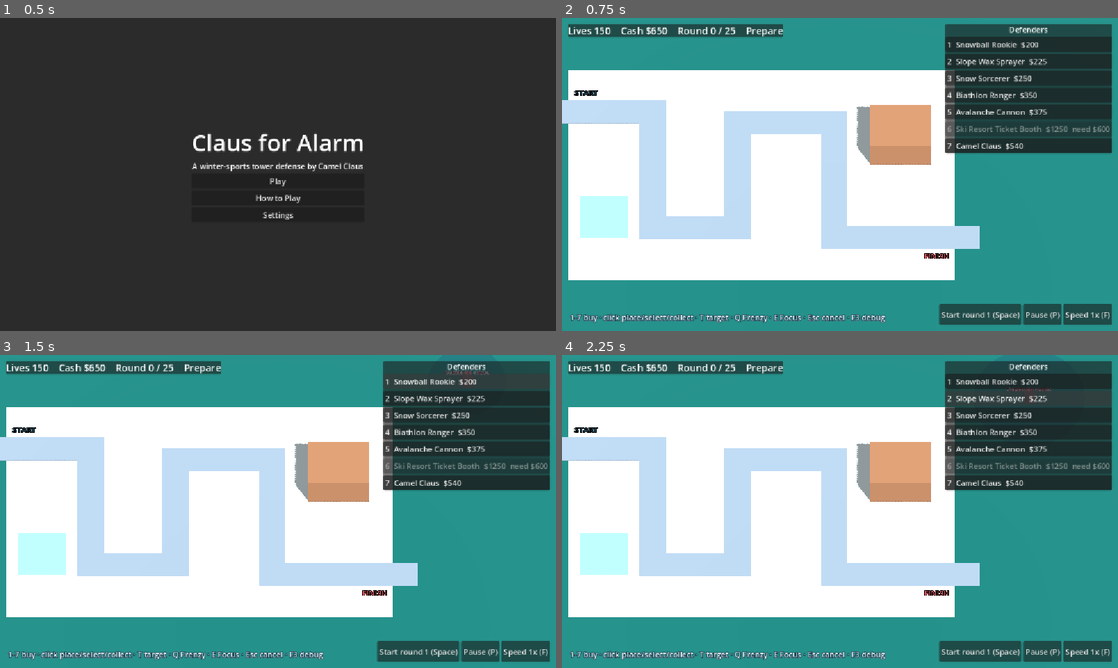
Above: before the commit, frames 1-4 (two rows, left to right).
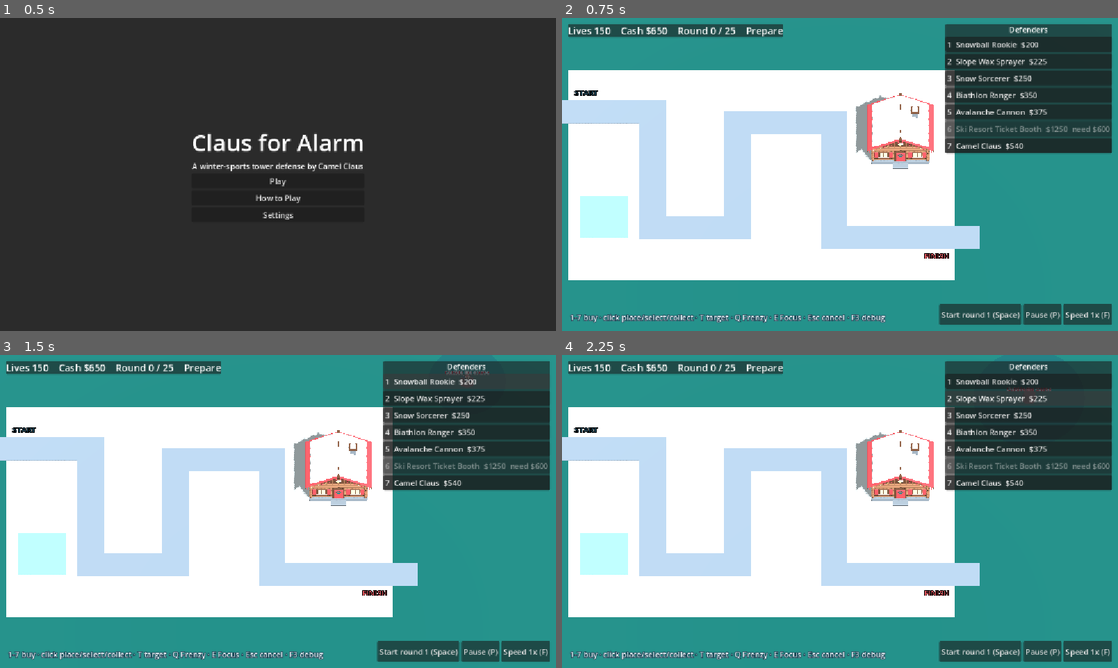
Above: after the commit, the same moments.

Repository: quentin-drucker/Claus-for-Alarm
Game: Godot game, scene res://scenes/ui/title_screen.tscn
Same seed, same stepped clock (60 frames per second), same inputs: the game is played once before the commit and once after it.
Inputs:
- Up to frame 1 (0.5 s): no input
- Up to frame 2 (0.75 s): click "Play" at 0.5 s
- Up to frame 3 (1.5 s): click "1 Snowball Rookie $200" at 1.25 s
- Up to frame 4 (2.25 s): click "2 Slope Wax Sprayer $225" at 2 s

Frame 1 is identical in both runs. In frame 2, 2.3% of the frame differs, in the area x 52-67%, y 24-49%; in frame 3, 2.3%, in the area x 52-85%, y 5-49%; in frame 4, 2.3%.

Commit message:
P15-T03/T04/T07: Rookie elf (rigged, B-11 sockets, idle/attack), snowball shell + marker band, Lodge; Blender build scripts + .blend sources; Godot art binding (tower model swap, shared snowball shell/materials/roll, lodge over blocker); 10/10 tests pass

Diff:
--- a/scenes/enemies/snowball.gd
+++ b/scenes/enemies/snowball.gd
@@ -12,6 +12,16 @@
 const MARKERS: Dictionary[StringName, String] = {&"black": "B", &"white": "W", &"purple": "P"}
 ## Dark outline so pale Powder still reads on snow (P05-T10); shared by every layer.
 const OUTLINE: Color = Color("173548")
+## P15 art: one shared shell (vertex-colour AO, tinted per layer) and one marker band with material variants.
+const SHELL_SCENE: PackedScene = preload("res://assets/models/snowball_shell.glb")
+const MARKER_SCENE: PackedScene = preload("res://assets/models/snowball_marker.glb")
+const MARKER_COLORS: Dictionary[StringName, Color] = {
+	&"black": Color("2b2f36"), &"white": Color("f7fbff"), &"purple": Color("7a3fd6"), &"camo": Color("b8c9c4"),
+}
+const RADIUS_M: float = 0.4
+## Meshes pulled out of the GLBs once; one material per layer/marker type, shared by every snowball.
+static var _meshes: Dictionary[PackedScene, Mesh] = {}
+static var _materials: Dictionary[StringName, Material] = {}
 
 var def: EnemyDefinition
 var entity_id: int = 0
@@ -29,6 +39,8 @@
 var dot_interval: float = 0.0
 var dot_timer: float = 0.0
 var dot_source: int = 0
+## Presentation only: last drawn position, for the roll.
+var _last_pos: Vector3 = Vector3.INF
 
 
 func setup(definition: EnemyDefinition, id: int) -> void:
@@ -59,17 +71,20 @@
 ## Current outer layer; a break swaps it in place, keeping id, distance and position.
 func set_layer(definition: EnemyDefinition) -> void:
 	def = definition
-	var outline: StandardMaterial3D = StandardMaterial3D.new()
-	outline.albedo_color = OUTLINE
-	outline.shading_mode = BaseMaterial3D.SHADING_MODE_UNSHADED
-	outline.cull_mode = BaseMaterial3D.CULL_FRONT
-	outline.grow = true
-	outline.grow_amount = 0.04
-	var material: StandardMaterial3D = StandardMaterial3D.new()
 	var camo: bool = &"camo" in def.properties
-	material.albedo_color = COLORS.get(StringName(String(def.id).trim_prefix("camo_")), Color.WHITE)
-	material.next_pass = outline
-	$Mesh.material_override = material
+	var base: StringName = StringName(String(def.id).trim_prefix("camo_"))
+	$Mesh.mesh = _mesh(SHELL_SCENE)
+	$Mesh.material_override = _material(base, COLORS.get(base, Color.WHITE), true)
+	var kind: StringName = &"camo" if camo else def.id
+	var band: MeshInstance3D = $Mesh.get_node_or_null(^"Band")
+	if band == null and MARKER_COLORS.has(kind):
+		band = MeshInstance3D.new()
+		band.name = "Band"
+		band.mesh = _mesh(MARKER_SCENE)
+		$Mesh.add_child(band)
+	if band:
+		band.visible = MARKER_COLORS.has(kind)
+		band.material_override = _material(StringName("marker_" + kind), MARKER_COLORS.get(kind, Color.WHITE), false)
 	var text: String = MARKERS.get(def.id, "") + ("C" if camo else "")
 	var marker: Label3D = get_node_or_null(^"Marker")
 	if marker == null and text != "":
@@ -84,3 +99,43 @@
 		add_child(marker)
 	if marker:
 		marker.text = text
+
+
+## Presentation only: roll the shell about the axis across its travel (B-07), never read by the simulation.
+func _process(_delta: float) -> void:
+	var step: Vector3 = position - _last_pos
+	_last_pos = position
+	step.y = 0.0
+	if step.length() > 1e-4 and step.length() < 2.0:
+		var basis: Basis = Basis(Vector3.UP.cross(step.normalized()), step.length() / RADIUS_M) * $Mesh.basis
+		$Mesh.basis = basis.orthonormalized()
+
+
+static func _mesh(scene: PackedScene) -> Mesh:
+	if not _meshes.has(scene):
+		var node: Node = scene.instantiate()
+		_meshes[scene] = (node.get_child(0) as MeshInstance3D).mesh
+		node.free()
+	return _meshes[scene]
+
+
+## Shell materials multiply the baked vertex-colour AO by the layer tint; all get the shared dark outline.
+static func _material(key: StringName, color: Color, shell: bool) -> Material:
+	if not _materials.has(key):
+		var outline: StandardMaterial3D = StandardMaterial3D.new()
+		outline.albedo_color = OUTLINE
+		outline.shading_mode = BaseMaterial3D.SHADING_MODE_UNSHADED
+		outline.cull_mode = BaseMaterial3D.CULL_FRONT
+		outline.grow = true
+		outline.grow_amount = 0.03 if shell else 0.015
+		var material: StandardMaterial3D = StandardMaterial3D.new()
+		material.albedo_color = color
+		material.vertex_color_use_as_albedo = shell
+		material.roughness = 0.75 if shell else 0.4
+		if key == &"marker_purple":
+			material.emission_enabled = true
+			material.emission = color
+			material.emission_energy_multiplier = 0.6
+		material.next_pass = outline
+		_materials[key] = material
+	return _materials[key]
--- a/scenes/main/match.gd
+++ b/scenes/main/match.gd
@@ -262,6 +262,7 @@
 			tower.cooldowns[i] += attack.interval_s
 			var dir: Vector3 = _lead(target, tower.position, attack.projectile_speed_units * GameDefinition.UNIT_M) - tower.position
 			Events.send(&"attack_fired", tower.entity_id, target.entity_id, attack.damage, tower.position, [attack.id])
+			tower.play_attack(dir)
 			if tower.def.global_range:
 				_instant_hit(attack, target, dir, tower.entity_id)
 			else:
--- /dev/null
+++ b/scenes/props/lodge.tscn
@@ -0,0 +1,5 @@
+[gd_scene format=3]
+
+[ext_resource type="PackedScene" path="res://assets/models/lodge.glb" id="1_lodge"]
+
+[node name="Lodge" instance=ExtResource("1_lodge")]
--- a/scenes/towers/tower.gd
+++ b/scenes/towers/tower.gd
@@ -6,6 +6,10 @@
 	&"snowball_rookie": Color("20517a"), &"avalanche_cannon": Color("173c4e"), &"biathlon_ranger": Color("1b6d68"),
 	&"slope_wax_sprayer": Color("d9545c"), &"snow_sorcerer": Color("7a4fb0"), &"ski_resort_ticket_booth": Color("f9c96d"),
 }
+## P15 art binding (presentation only): tower id -> model. Towers without one keep the greybox body.
+const MODELS: Dictionary[StringName, PackedScene] = {&"snowball_rookie": preload("res://assets/models/elf_rookie.glb")}
+## Dark inverted-hull outline for character models (docs/ART_STYLE.md section 6).
+const OUTLINE: Color = Color("173c4e")
 const VALID: Color = Color("3f9b7b")
 const INVALID: Color = Color("c73e49")
 
@@ -43,6 +47,8 @@
 @onready var _body: MeshInstance3D = $Body
 @onready var _label: Label3D = $Label
 @onready var _range: MeshInstance3D = $Range
+var _model: Node3D
+var _anim: AnimationPlayer
 
 
 func setup(definition: TowerDefinition, id: int) -> void:
@@ -54,7 +60,45 @@
 	_body.scale = Vector3(radius / 0.5, 1.0, radius / 0.5)  # Body mesh radius is 0.5
 	_label.text = def.display_name.get_slice(" ", def.display_name.get_slice_count(" ") - 1)
 	_set_color(COLORS.get(def.id, Color.GRAY))
+	_set_model(MODELS.get(def.id))
 	set_selected(false)
+
+
+## Swaps the art model (the ghost is re-setup for every tower type). With a model, the greybox body only
+## shows as a flat footprint disc under the ghost.
+func _set_model(scene: PackedScene) -> void:
+	if _model:
+		_model.free()
+		_model = null
+		_anim = null
+	_body.visible = scene == null
+	_body.scale.y = 1.0 if scene == null else 0.04
+	_body.position.y = 0.5 if scene == null else 0.02
+	if scene == null:
+		return
+	_model = scene.instantiate()
+	_model.rotation.y = PI  # models face -Z; idle towers face the camera (+Z)
+	add_child(_model)
+	var outline: StandardMaterial3D = StandardMaterial3D.new()
+	outline.albedo_color = OUTLINE
+	outline.shading_mode = BaseMaterial3D.SHADING_MODE_UNSHADED
+	outline.cull_mode = BaseMaterial3D.CULL_FRONT
+	outline.grow = true
+	outline.grow_amount = 0.012
+	for mesh: MeshInstance3D in _model.find_children("*", "MeshInstance3D"):
+		mesh.material_overlay = outline
+	_anim = _model.find_child("AnimationPlayer")
+	_anim.play(&"idle")
+
+
+## Presentation only (called after the simulation fired): face the shot and play the throw.
+func play_attack(dir: Vector3) -> void:
+	if _anim == null:
+		return
+	_model.rotation.y = atan2(-dir.x, -dir.z)
+	_anim.stop()
+	_anim.play(&"attack")
+	_anim.queue(&"idle")
 
 
 ## Recomputes the working stats from `def`. Attack resources are deep copies so upgrades never touch shared data.
@@ -160,6 +204,7 @@
 ## Ghost look: translucent green/red body, range ring, reason text when invalid.
 func show_ghost(reason: String) -> void:
 	_set_color(Color(VALID if reason == "" else INVALID, 0.55))
+	_body.visible = true
 	_label.text = reason if reason != "" else def.display_name
 	_label.modulate = INVALID if reason != "" else Color("173548")
 	set_selected(true)
--- a/scenes/world/ski_circuit.tscn
+++ b/scenes/world/ski_circuit.tscn
@@ -1,6 +1,7 @@
 [gd_scene format=3 uid="uid://yw5i67cssy66"]
 
 [ext_resource type="Script" uid="uid://dil6j78ag8mrk" path="res://scenes/world/ski_circuit.gd" id="1_bw5wo"]
+[ext_resource type="PackedScene" path="res://scenes/props/lodge.tscn" id="2_2cj0k"]
 
 [sub_resource type="StandardMaterial3D" id="StandardMaterial3D_2cj0k"]
 albedo_color = Color(0.105882354, 0.42745098, 0.40784314, 1)
@@ -44,6 +45,7 @@
 
 [node name="Lodge" type="MeshInstance3D" parent="Blockers" unique_id=1615607263 groups=["blocks_sight"]]
 transform = Transform3D(1, 0, 0, 0, 1, 0, 0, 0, 1, 11.5, 1.5, -3)
+visible = false
 mesh = SubResource("BoxMesh_6ydw0")
 
 [node name="Pond" type="MeshInstance3D" parent="Blockers" unique_id=1712873383]
@@ -87,3 +89,6 @@
 
 [node name="W7" type="Marker3D" parent="Waypoints" unique_id=1319972743]
 transform = Transform3D(1, 0, 0, 0, 1, 0, 0, 0, 1, 17, 0, 6)
+
+[node name="LodgeArt" parent="." unique_id=1989801151 instance=ExtResource("2_2cj0k")]
+transform = Transform3D(1, 0, 0, 0, 1, 0, 0, 0, 1, 11.5, 0, -3)
Binary file added: assets/models/elf_rookie.glb
Not shown, added: assets/models/elf_rookie.glb.import
Binary file added: assets/models/lodge.glb
Not shown, added: assets/models/lodge.glb.import
Binary file added: assets/models/snowball_marker.glb
Not shown, added: assets/models/snowball_marker.glb.import
Binary file added: assets/models/snowball_shell.glb
Not shown, added: assets/models/snowball_shell.glb.import
Not shown, added: docs/logs/evidence/p15_tests.txt
Not shown, added: art_src/characters/elf_rookie.blend
Not shown, added: art_src/enemies/snowball_shells.blend
Not shown, added: art_src/environment/lodge.blend
